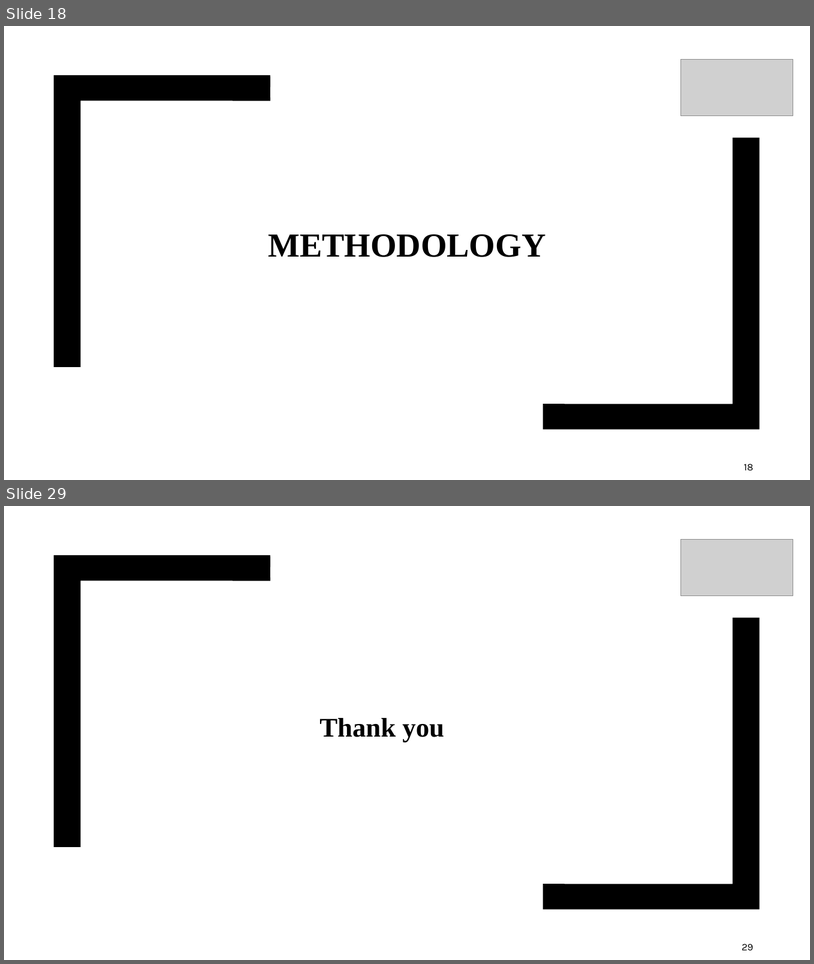
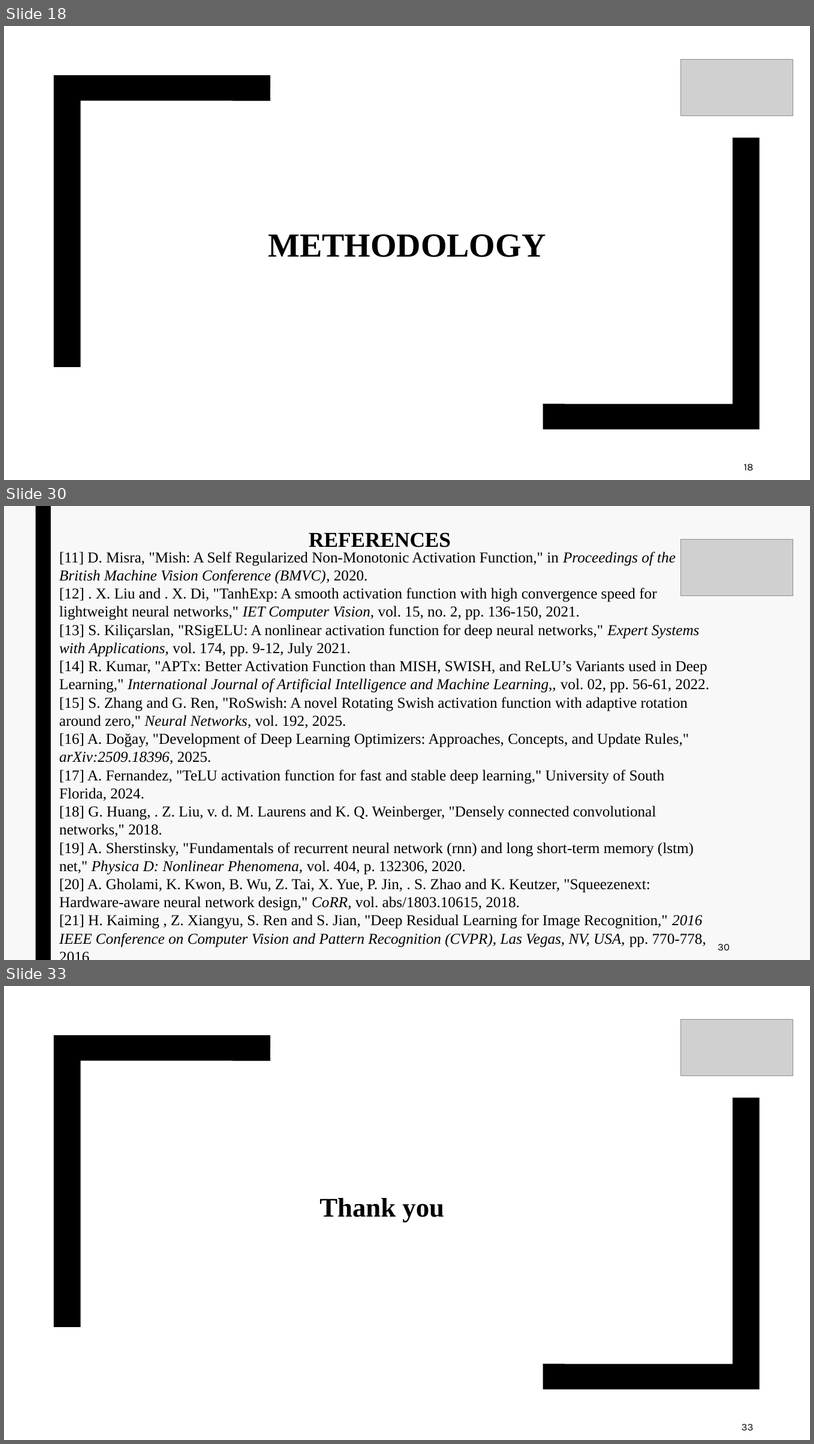
Before and after one commit to Umairnu/Research-Thesis-MS, a slide deck: Proposal and ppt/Tanhexp [Autosaved].pptx. Shown one above the other, each under a label of ours: slides 18 and 29 before the commit, slides 18, 30 and 33 after it; the slides between them are not shown. The pictures are 814x964 and 814x1444 pixels, drawn with LibreOffice and Linux fonts; fonts in the diff are those of the drawing; grey boxes stand for pictures. Boxes give left, top, right and bottom in pixels: in the first picture for what was removed or moved away, otherwise in the second. Text is boxed around its words. In the diff, an @@ line names an element or a change of style, - is before the commit and + after.

```diff
--- a/Proposal and ppt/Tanhexp [Autosaved].pptx
+++ b/Proposal and ppt/Tanhexp [Autosaved].pptx
@@ slide 30 added at [4,506,810,960], background #F8F8F8 @@
@@ rectangle added at [35,506,51,960], fill #000000 @@
@@ title added at [309,532,451,547], 25.2 pt, text #000000, bold @@
+REFERENCES
@@ picture added at [681,539,793,595] @@
@@ text added at [59,552,710,947], 18 pt, text #000000 @@
+[11] D. Misra, "Mish: A Self Regularized Non-Monotonic Activation Function," in Proceedings of the British Machine Vision Conference (BMVC), 2020.
+[12] . X. Liu and . X. Di, "TanhExp: A smooth activation function with high convergence speed for lightweight neural networks," IET Computer Vision, vol. 15, no. 2, pp. 136-150, 2021.
+[13] S. Kiliçarslan, "RSigELU: A nonlinear activation function for deep neural networks," Expert Systems with Applications, vol. 174, pp. 9-12, July 2021.
+[14] R. Kumar, "APTx: Better Activation Function than MISH, SWISH, and ReLU’s Variants used in Deep Learning," International Journal of Artificial Intelligence and Machine Learning,, vol. 02, pp. 56-61, 2022.
+[15] S. Zhang and G. Ren, "RoSwish: A novel Rotating Swish activation function with adaptive rotation around zero," Neural Networks, vol. 192, 2025.
+[16] A. Doğay, "Development of Deep Learning Optimizers: Approaches, Concepts, and Update Rules," arXiv:2509.18396, 2025.
+[17] A. Fernandez, "TeLU activation function for fast and stable deep learning," University of South Florida, 2024.
+[18] G. Huang, . Z. Liu, v. d. M. Laurens and K. Q. Weinberger, "Densely connected convolutional networks," 2018.
+[19] A. Sherstinsky, "Fundamentals of recurrent neural network (rnn) and long short-term memory (lstm) net," Physica D: Nonlinear Phenomena, vol. 404, p. 132306, 2020.
+[20] A. Gholami, K. Kwon, B. Wu, Z. Tai, X. Yue, P. Jin, . S. Zhao and K. Keutzer, "Squeezenext: Hardware-aware neural network design," CoRR, vol. abs/1803.10615, 2018.
+[21] H. Kaiming , Z. Xiangyu, S. Ren and S. Jian, "Deep Residual Learning for Image Recognition," 2016 IEEE Conference on Computer Vision and Pattern Recognition (CVPR), Las Vegas, NV, USA, pp. 770-778, 2016.
@@ page number added at [718,943,730,950], 12 pt, text #000000 @@
+30
@@ what was slide 29 is now slide 33 @@
@@ page number at [742,1423,754,1431]: text changed @@
-29
+33
```
Also in this commit, not shown: 15 slides changed, 11 other slides added, 8 slides removed, 3 other files.
